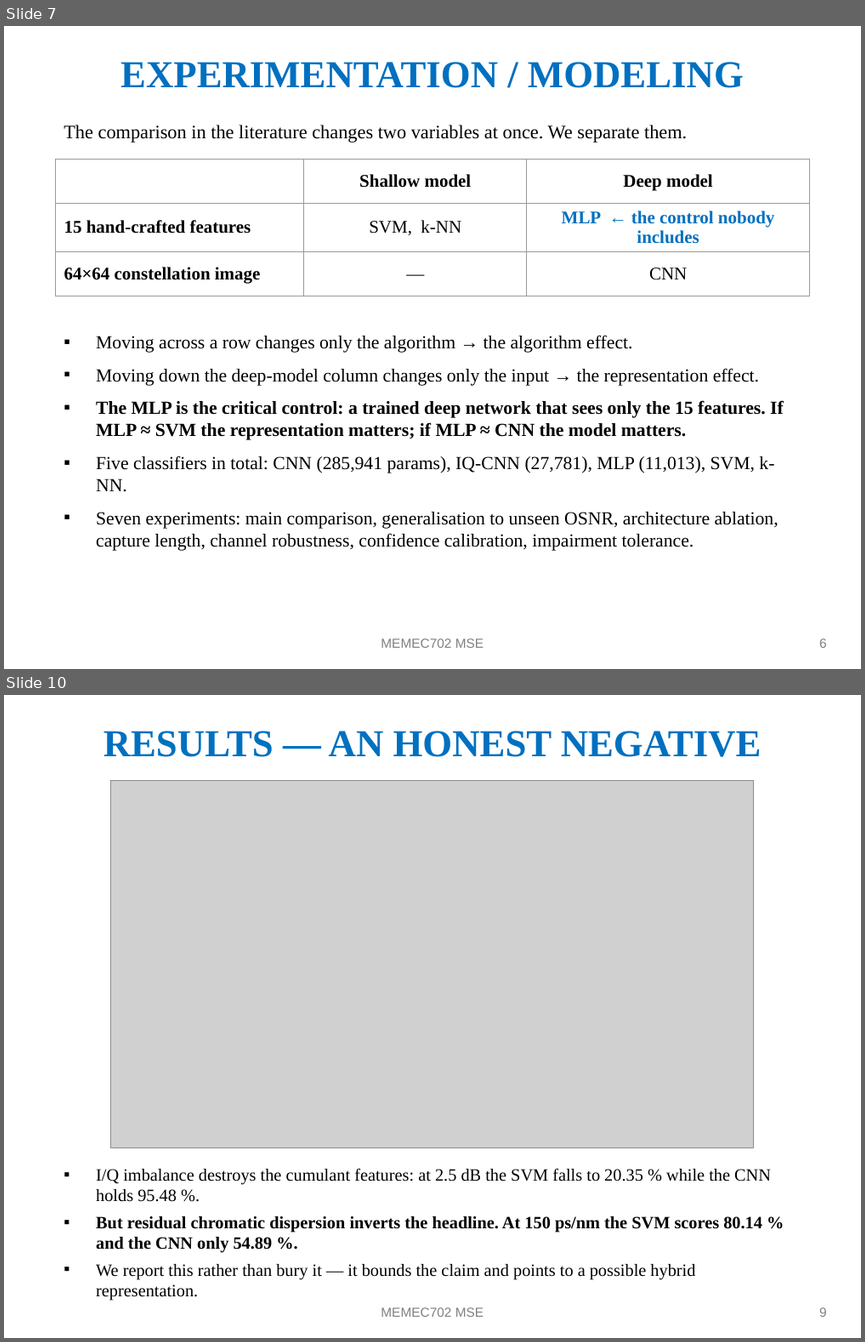
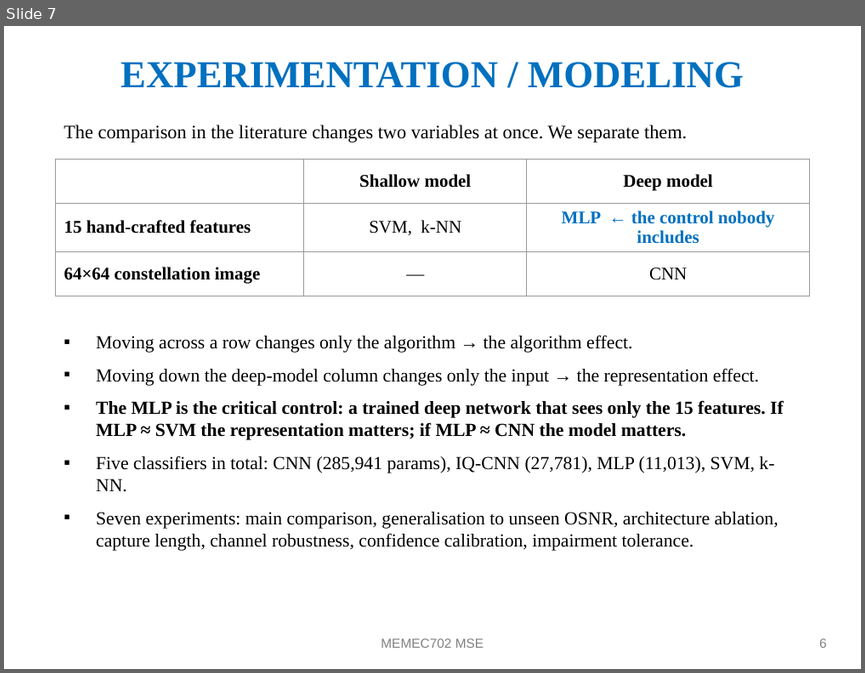
Before and after one commit to techi101/optical-mfi-representation, a slide deck: BTP_MidSem_Presentation.pptx. Shown one above the other, each under a label of ours: slides 7 and 10 before the commit, slide 7 after it; the slides between them are not shown. The pictures are 865x1342 and 865x673 pixels, drawn with LibreOffice and Linux fonts; fonts in the diff are those of the drawing; grey boxes stand for pictures. Boxes give left, top, right and bottom in pixels: in the first picture for what was removed or moved away, otherwise in the second. Text is boxed around its words. In the diff, an @@ line names an element or a change of style, - is before the commit and + after.

```diff
--- a/BTP_MidSem_Presentation.pptx
+++ b/BTP_MidSem_Presentation.pptx
@@ slide 10 removed at box(4, 695, 861, 1338), background #FFFFFF @@
@@ text removed at box(103, 731, 761, 757) @@
-RESULTS — AN HONEST NEGATIVE
@@ picture removed at box(111, 781, 754, 1147) @@
@@ text removed at box(96, 1168, 771, 1299) @@
-▪ I/Q imbalance destroys the cumulant features: at 2.5 dB the SVM falls to 20.35 % while the CNN holds 95.48 %.
-▪ But residual chromatic dispersion inverts the headline. At 150 ps/nm the SVM scores 80.14 % and the CNN only 54.89 %.
-▪ We report this rather than bury it — it bounds the claim and points to a possible hybrid representation.
@@ text removed at box(381, 1307, 483, 1316) @@
-MEMEC702 MSE
@@ text removed at box(819, 1307, 827, 1316) @@
-9
```
Also in this commit, not shown: 4 slides changed, 1 slide added, 1 other slide removed, 5 other files.
